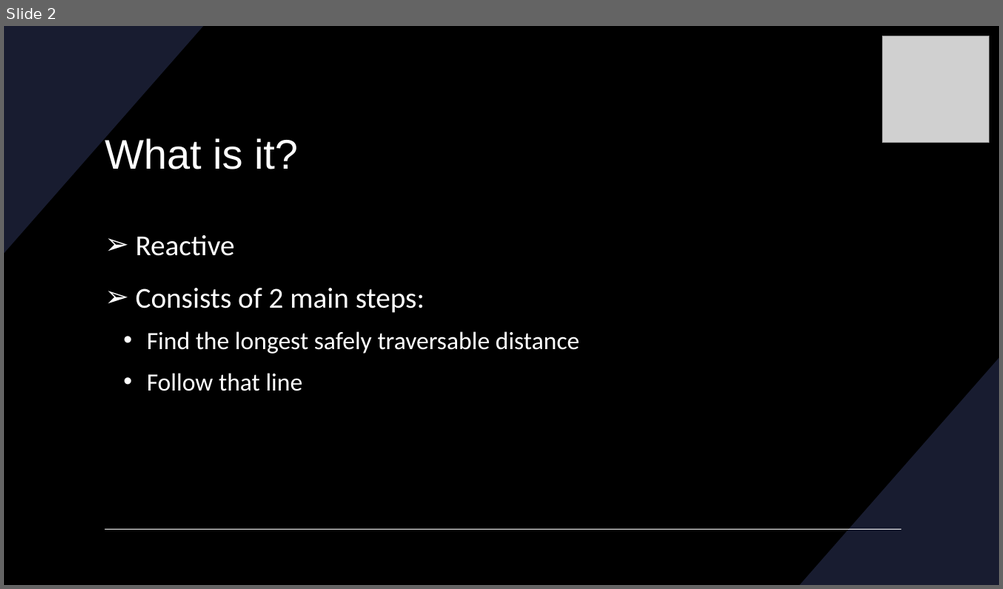
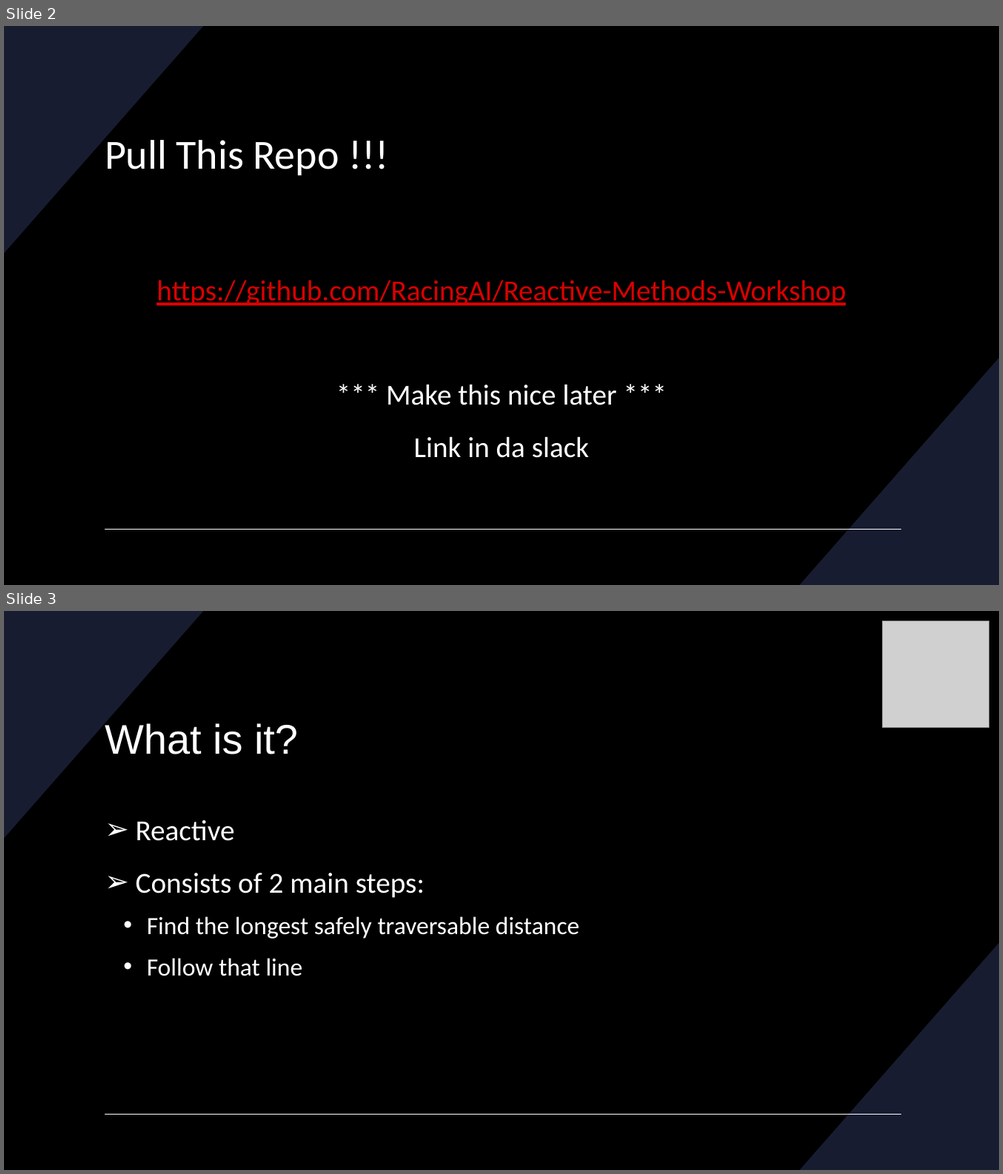
Before and after one commit to RacingAI/Reactive-Methods-Workshop, a slide deck: Disparity_Extender.pptx. Shown one above the other, each under a label of ours: slide 2 before the commit, slides 2 and 3 after it. The pictures are 1003x589 and 1003x1174 pixels, drawn with LibreOffice and Linux fonts; fonts in the diff are those of the drawing; grey boxes stand for pictures. Boxes give left, top, right and bottom in pixels: in the first picture for what was removed or moved away, otherwise in the second. Text is boxed around its words. In the diff, an @@ line names an element or a change of style, - is before the commit and + after.

```diff
--- a/Disparity_Extender.pptx
+++ b/Disparity_Extender.pptx
@@ slide 2 added at (4,26,999,585), background #000000; not listed: 3 template elements that a slide beside it also shows @@
@@ title added at (105,134,339,175), 40 pt, text #FFFFFF @@
+Pull This Repo !!!
@@ text added at (156,280,845,458), 28 pt, text #DB0000, underline @@
+https://github.com/RacingAI/Reactive-Methods-Workshop
+*** Make this nice later ***
+Link in da slack
@@ what was slide 2 is now slide 3 @@
```
Also in this commit, not shown: 2 other slides added.
